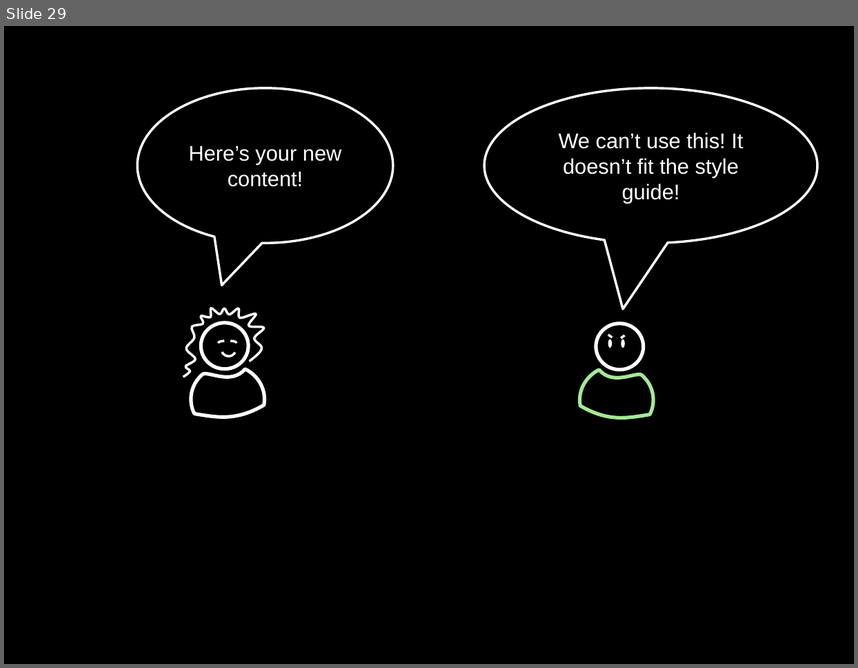
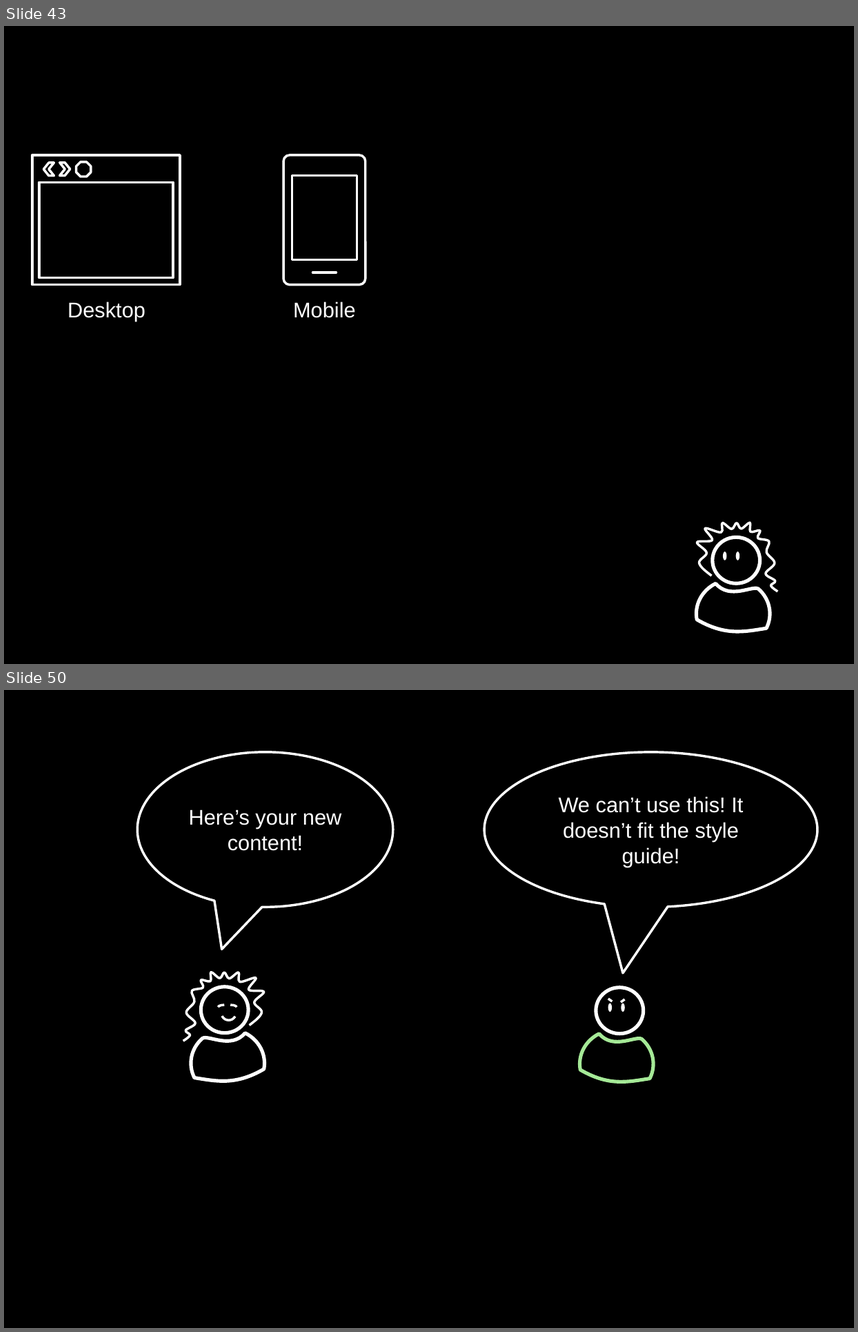
Before and after one commit to socketwench/introToContentTypes, a slide deck: src/introToContentTypes.pptx. Shown one above the other, each under a label of ours: slide 29 before the commit, slides 43 and 50 after it; the slides between them are not shown. The pictures are 858x668 and 858x1332 pixels, drawn with LibreOffice and Linux fonts; fonts in the diff are those of the drawing. Boxes give left, top, right and bottom in pixels: in the first picture for what was removed or moved away, otherwise in the second. Text is boxed around its words. In the diff, an @@ line names an element or a change of style, - is before the commit and + after.

```diff
--- a/src/introToContentTypes.pptx
+++ b/src/introToContentTypes.pptx
@@ slide 43 added at [4,26,854,664], background #000000 @@
@@ group added at [32,155,180,321]: 2 rectangles, 2 chevrons, 1 octagon, 1 text @@
+Desktop
@@ group added at [283,155,366,318]: 1 rounded rectangle, 1 rectangle, 1 line, 1 text @@
+Mobile
@@ freeform shape added at [697,522,777,591], outline #FFFFFF 2 pt @@
@@ ellipse added at [713,537,760,583], outline #FFFFFF 3 pt @@
@@ ellipse added at [723,551,727,560], fill #FFFFFF @@
@@ ellipse added at [736,551,740,560], fill #FFFFFF @@
@@ freeform shape added at [697,583,771,631], outline #FFFFFF 3 pt @@
@@ what was slide 29 is now slide 50 @@
```
Also in this commit, not shown: 1 slide changed, 19 other slides added, 15 other files.
